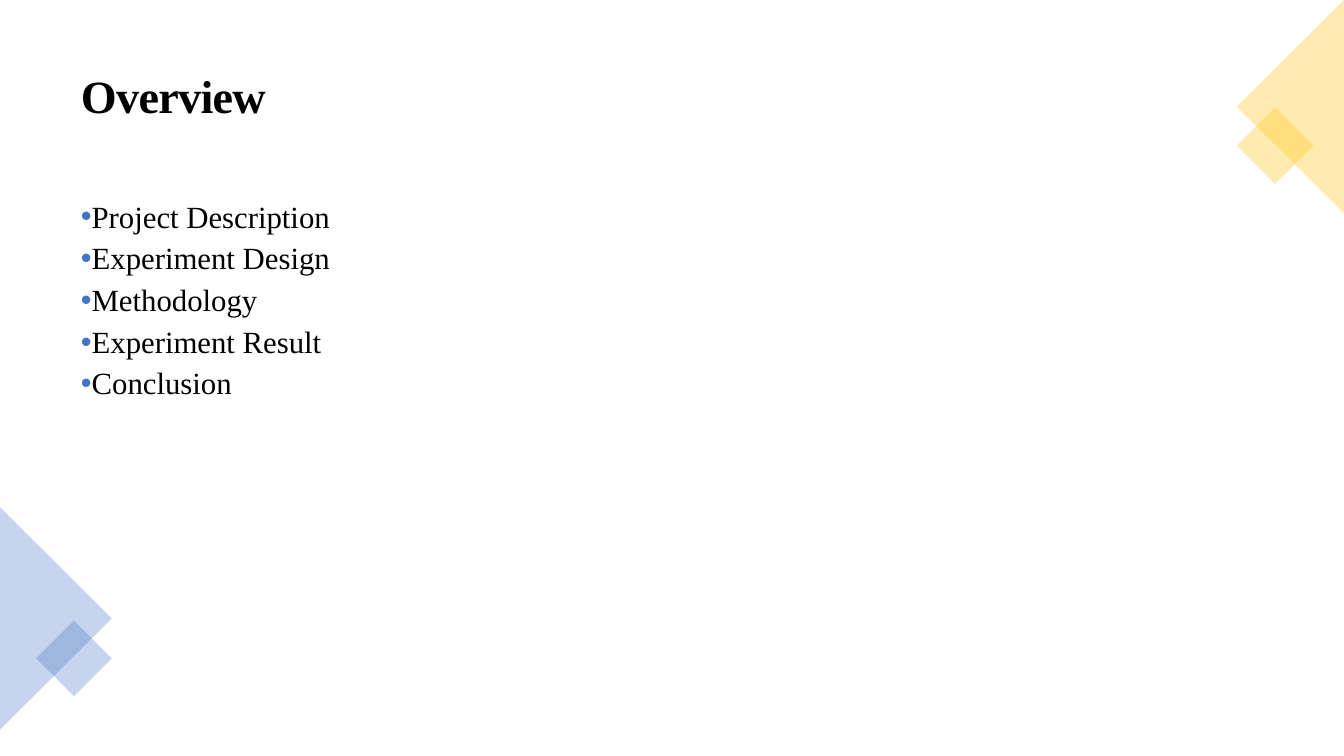
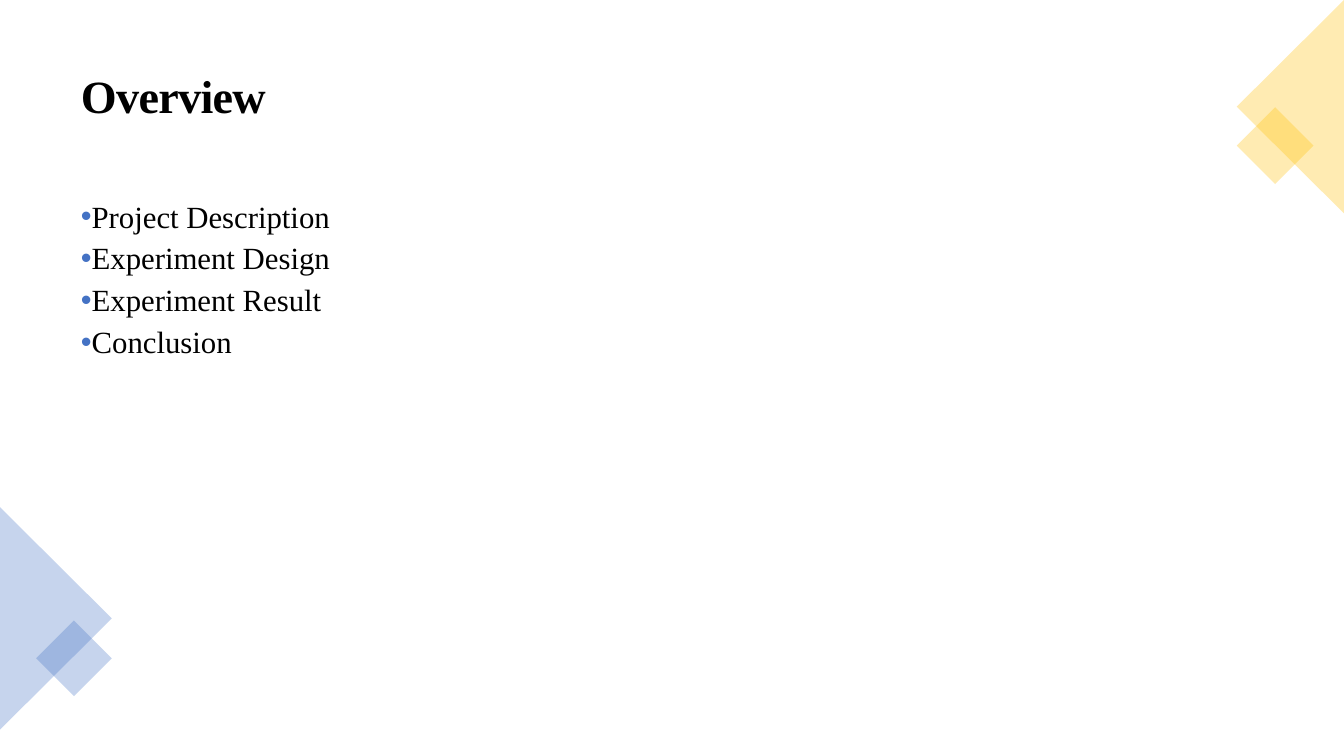
Before and after one commit to paweenp/Classification-of-time-signals-by-CNN-using-STFT, a slide deck: slide 2 of Presentation/Classification-of-time-signals-by-CNN-using-STFT-Paween.pptx. Drawn at 1344x756 pixels with LibreOffice and Linux fonts; fonts in the diff are those of the drawing. Boxes give left, top, right and bottom in pixels: in the first picture for what was removed or moved away, otherwise in the second. Text is boxed around its words. In the diff, an @@ line names an element or a change of style, - is before the commit and + after.

```diff
--- a/Presentation/Classification-of-time-signals-by-CNN-using-STFT-Paween.pptx
+++ b/Presentation/Classification-of-time-signals-by-CNN-using-STFT-Paween.pptx
@@ text at box(92, 289, 258, 317): paragraph removed @@
-• Methodology
```
Also in this commit, not shown: 3 slides added, 1 slide removed.
